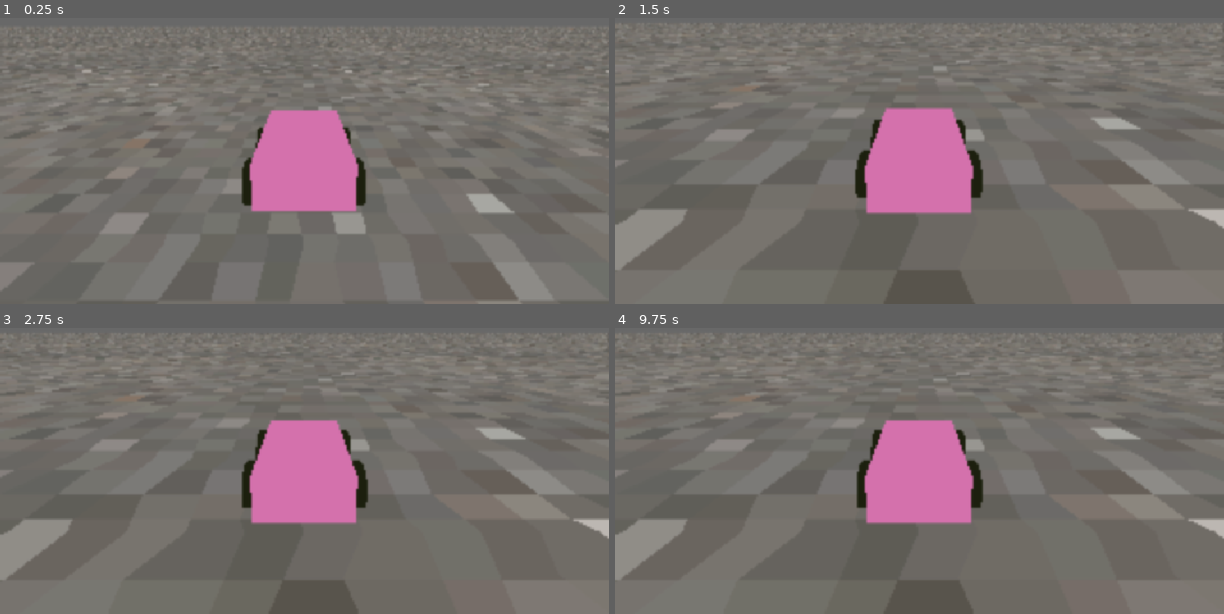
Above: before the commit, frames 1-4 (two rows, left to right).
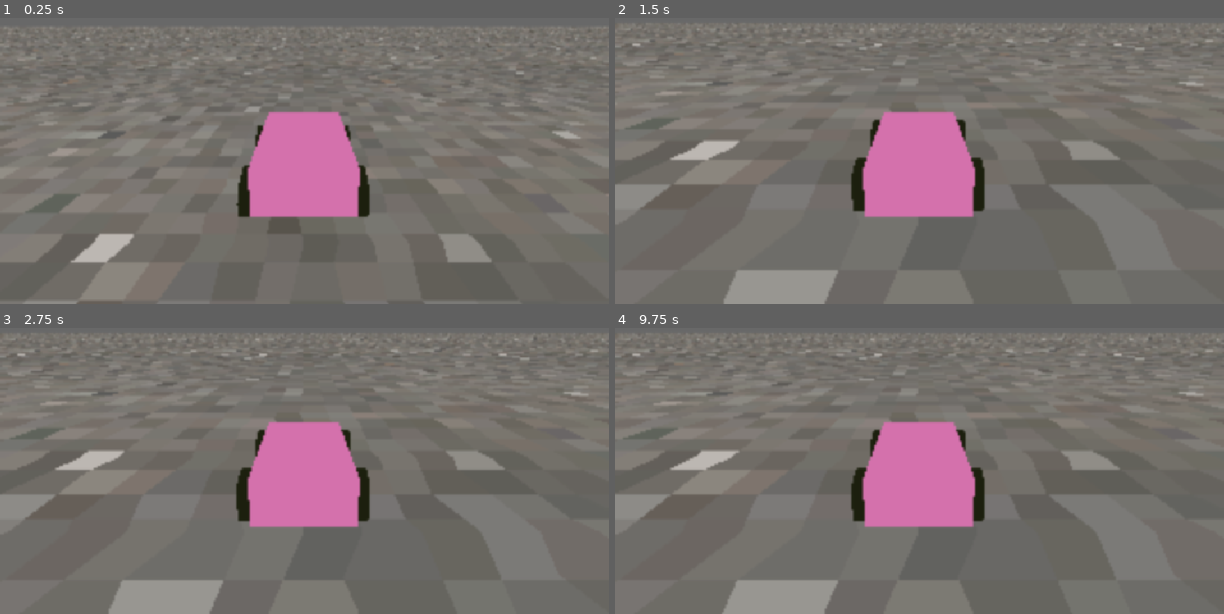
Above: after the commit, the same moments.

Repository: Walfalcon/NormalTaxi
Game: Godot game, scene res://shaders/PostProcessing.tscn
The game is run twice, just before and just after one commit, with the same random seed, the same clock (stepped at 60 frames per second) and the same inputs.
Inputs:
- Up to frame 1 (0.25 s): no input
- Up to frame 2 (1.5 s): no input
- Up to frame 3 (2.75 s): no input
- Up to frame 4 (9.75 s): tap Enter at 2.75, 4.25, 5.75 s; tap Space at 3.5, 5, 6.5 s

The runs differ from the first frame. In frame 1, 9.4% of the frame differs, in the area x 0-100%, y 4-100%; in frame 2, 12%, in the area x 0-100%, y 3-100%; in frame 3, 12%; in frame 4, 12%.

Commit message:
turning is messed up

Diff:
--- /dev/null
+++ b/Game/GameObjects/car.gd
@@ -0,0 +1,22 @@
+class_name Car
+extends RigidBody3D
+
+@export_category("Gas/Brake")
+@export var gas_force: float = 80.0
+@export var brake_force: float = 80.0
+@export var max_speed: float = 50.0
+@export var max_reverse_speed: float = 40.0
+@export_category("Steering")
+@export var max_steering_angle: float = 0.4
+@export var stopping_speed: float = 0.1 ## If idling at less than this speed, just stop moving
+
+@onready var tire_front_left: Tire = %TireFrontLeft
+@onready var tire_front_right: Tire = %TireFrontRight
+@onready var tire_back_left: Tire = %TireBackLeft
+@onready var tire_back_right: Tire = %TireBackRight
+
+func _physics_process(delta: float) -> void:
+	tire_front_left.drive(delta)
+	tire_front_right.drive(delta)
+	tire_back_left.drive(delta)
+	tire_back_right.drive(delta)
--- a/Game/Player/Player.tscn
+++ /dev/null
@@ -1,114 +0,0 @@
-[gd_scene load_steps=9 format=3 uid="uid://21jb7alymoth"]
-
-[ext_resource type="Shader" uid="uid://dnep6whwrvihk" path="res://shaders/psx_unlit.gdshader" id="1_3qydi"]
-[ext_resource type="Script" uid="uid://drxn24kou4oyf" path="res://Player/player.gd" id="1_q3lat"]
-[ext_resource type="Material" uid="uid://bcs6swq7army4" path="res://shaders/Materials/psx_unlit_mat.tres" id="3_tok1r"]
-[ext_resource type="Script" uid="uid://8egfxur2my7h" path="res://Player/player_camera.gd" id="4_ddoul"]
-
-[sub_resource type="BoxShape3D" id="BoxShape3D_l2ndj"]
-size = Vector3(1.2, 0.6, 2)
-
-[sub_resource type="ShaderMaterial" id="ShaderMaterial_tok1r"]
-render_priority = 0
-shader = ExtResource("1_3qydi")
-shader_parameter/modulate_color = Color(0.609725, 0.324016, 0.494789, 1)
-shader_parameter/uv_scale = Vector2(1, 1)
-shader_parameter/uv_offset = Vector2(0, 0)
-shader_parameter/uv_pan_velocity = Vector2(0, 0)
-
-[sub_resource type="BoxMesh" id="BoxMesh_3qydi"]
-material = SubResource("ShaderMaterial_tok1r")
-size = Vector3(1.2, 0.6, 2)
-
-[sub_resource type="CylinderMesh" id="CylinderMesh_ddoul"]
-material = ExtResource("3_tok1r")
-top_radius = 0.3
-bottom_radius = 0.3
-height = 0.14
-radial_segments = 7
-
-[node name="Player" type="VehicleBody3D"]
-center_of_mass_mode = 1
-script = ExtResource("1_q3lat")
-
-[node name="CollisionShape3D" type="CollisionShape3D" parent="."]
-transform = Transform3D(1, 0, 0, 0, 1, 0, 0, 0, 1, 0, 0.283118, 0)
-shape = SubResource("BoxShape3D_l2ndj")
-
-[node name="MeshInstance3D" type="MeshInstance3D" parent="CollisionShape3D"]
-mesh = SubResource("BoxMesh_3qydi")
-skeleton = NodePath("../..")
-
-[node name="LeftFrontWheel" type="VehicleWheel3D" parent="."]
-transform = Transform3D(1, 0, 0, 0, 1, 0, 0, 0, 1, 0.7, 0.154839, 0.7)
-use_as_steering = true
-wheel_radius = 0.3
-wheel_rest_length = 0.3
-wheel_friction_slip = 2.0
-suspension_travel = 0.1
-suspension_stiffness = 100.0
-suspension_max_force = 400.0
-damping_compression = 0.4
-damping_relaxation = 0.45
-
-[node name="MeshInstance3D" type="MeshInstance3D" parent="LeftFrontWheel"]
-transform = Transform3D(-4.37114e-08, -1, 0, 1, -4.37114e-08, 0, 0, 0, 1, 0, 0, 0)
-mesh = SubResource("CylinderMesh_ddoul")
-
-[node name="RightFrontWheel" type="VehicleWheel3D" parent="."]
-transform = Transform3D(1, 0, 0, 0, 1, 0, 0, 0, 1, -0.7, 0.154839, 0.7)
-use_as_steering = true
-wheel_radius = 0.3
-wheel_rest_length = 0.3
-wheel_friction_slip = 2.0
-suspension_travel = 0.1
-suspension_stiffness = 100.0
-suspension_max_force = 400.0
-damping_compression = 0.4
-damping_relaxation = 0.45
-
-[node name="MeshInstance3D2" type="MeshInstance3D" parent="RightFrontWheel"]
-transform = Transform3D(-4.37114e-08, -1, 0, 1, -4.37114e-08, 0, 0, 0, 1, 0, 0, 0)
-mesh = SubResource("CylinderMesh_ddoul")
-skeleton = NodePath("../../LeftFrontWheel")
-
-[node name="LeftBackWheel" type="VehicleWheel3D" parent="."]
-transform = Transform3D(1, 0, 0, 0, 1, 0, 0, 0, 1, 0.7, 0.154839, -0.7)
-use_as_traction = true
-wheel_radius = 0.3
-wheel_rest_length = 0.3
-wheel_friction_slip = 1.4
-suspension_travel = 0.1
-suspension_stiffness = 100.0
-suspension_max_force = 400.0
-damping_compression = 0.4
-damping_relaxation = 0.45
-
-[node name="MeshInstance3D3" type="MeshInstance3D" parent="LeftBackWheel"]
-transform = Transform3D(-4.37114e-08, -1, 0, 1, -4.37114e-08, 0, 0, 0, 1, 0, 0, 0)
-mesh = SubResource("CylinderMesh_ddoul")
-skeleton = NodePath("../../LeftFrontWheel")
-
-[node name="RightBackWheel" type="VehicleWheel3D" parent="."]
-transform = Transform3D(1, 0, 0, 0, 1, 0, 0, 0, 1, -0.7, 0.154839, -0.7)
-use_as_traction = true
-wheel_radius = 0.3
-wheel_rest_length = 0.3
-wheel_friction_slip = 1.4
-suspension_travel = 0.1
-suspension_stiffness = 100.0
-suspension_max_force = 400.0
-damping_compression = 0.4
-damping_relaxation = 0.45
-
-[node name="MeshInstance3D4" type="MeshInstance3D" parent="RightBackWheel"]
-transform = Transform3D(-4.37114e-08, -1, 0, 1, -4.37114e-08, 0, 0, 0, 1, 0, 0, 0)
-mesh = SubResource("CylinderMesh_ddoul")
-skeleton = NodePath("../../LeftFrontWheel")
-
-[node name="CameraPivot" type="Node3D" parent="."]
-transform = Transform3D(0.292372, 0, 0.956305, 0, 1, 0, -0.956305, 0, 0.292372, 0, 0, 0)
-script = ExtResource("4_ddoul")
-
-[node name="Camera3D" type="Camera3D" parent="CameraPivot"]
-transform = Transform3D(-1, 1.60815e-08, -8.5931e-08, 0, 0.982935, 0.183951, 8.74228e-08, 0.183951, -0.982935, 0, 2, -4)
--- a/Game/Player/PlayerCustom.tscn
+++ b/Game/Player/PlayerCustom.tscn
@@ -32,9 +32,11 @@
 mass = 100.0
 center_of_mass_mode = 1
 script = ExtResource("1_7i5uh")
+gas_force = 120.0
+brake_force = 120.0
 
 [node name="CollisionShape3D" type="CollisionShape3D" parent="."]
-transform = Transform3D(1, 0, 0, 0, 1, 0, 0, 0, 1, 0, 0.098, 0.1)
+transform = Transform3D(1, 0, 0, 0, 1, 0, 0, 0, 1, 0, 0.098, 0)
 shape = SubResource("BoxShape3D_53tn2")
 
 [node name="MeshInstance3D" type="MeshInstance3D" parent="CollisionShape3D"]
@@ -43,7 +45,7 @@
 
 [node name="TireFrontLeft" type="RayCast3D" parent="." node_paths=PackedStringArray("tire_model")]
 unique_name_in_owner = true
-transform = Transform3D(1, 0, 0, 0, 1, 0, 0, 0, 1, -0.677499, 0.05, -0.5)
+transform = Transform3D(1, 0, 0, 0, 1, 0, 0, 0, 1, -0.677499, 0.05, -0.7)
 target_position = Vector3(0, -0.4, 0)
 script = ExtResource("3_rg7h5")
 tire_model = NodePath("TireMesh")
@@ -54,7 +56,7 @@
 
 [node name="TireFrontRight" type="RayCast3D" parent="." node_paths=PackedStringArray("tire_model")]
 unique_name_in_owner = true
-transform = Transform3D(1, 0, 0, 0, 1, 0, 0, 0, 1, 0.677, 0.05, -0.5)
+transform = Transform3D(1, 0, 0, 0, 1, 0, 0, 0, 1, 0.677, 0.05, -0.7)
 target_position = Vector3(0, -0.4, 0)
 script = ExtResource("3_rg7h5")
 tire_model = NodePath("TireMesh")
@@ -69,6 +71,7 @@
 target_position = Vector3(0, -0.4, 0)
 script = ExtResource("3_rg7h5")
 tire_model = NodePath("TireMesh")
+debug = true
 
 [node name="TireMesh" type="MeshInstance3D" parent="TireBackLeft"]
 transform = Transform3D(-4.37114e-08, -1, 0, 1, -4.37114e-08, 0, 0, 0, 1, 0, 0, 0)
@@ -89,4 +92,4 @@
 script = ExtResource("5_rg7h5")
 
 [node name="Camera3D" type="Camera3D" parent="CameraPivot"]
-transform = Transform3D(-1, 1.60815e-08, -8.5931e-08, 0, 0.982935, 0.183951, 8.74228e-08, 0.183951, -0.982935, 0, 2, -4)
+transform = Transform3D(1, 0, 0, 0, 0.982935, 0.183951, 0, -0.183951, 0.982935, 0, 2, 4)
--- a/Game/Player/player.gd
+++ /dev/null
@@ -1,18 +0,0 @@
-extends VehicleBody3D
-
-const max_steering_angle: float = 0.55 ##How far the wheels can turn, in radians
-const accel_force: float = 150.0
-const brake_force: float = 150.0
-
-func _physics_process(delta: float) -> void:
-	var target_steering: float = Input.get_axis("Right", "Left")
-	if target_steering > 1.0:
-		target_steering = 1.0
-	elif target_steering < -1.0:
-		target_steering = -1.0
-	steering = target_steering * max_steering_angle
-
-	engine_force = Input.get_action_strength("Gas") * accel_force
-	brake = Input.get_action_strength("Brake") * brake_force
-
-	print(steering)
--- a/Game/Player/player_custom.gd
+++ b/Game/Player/player_custom.gd
@@ -1,6 +1,28 @@
-extends RigidBody3D
+class_name Player
+extends Car
 
-@onready var tire_front_left: Tire = %TireFrontLeft
-@onready var tire_front_right: Tire = %TireFrontRight
-@onready var tire_back_left: Tire = %TireBackLeft
-@onready var tire_back_right: Tire = %TireBackRight
+func _physics_process(delta: float) -> void:
+	## Get inputs
+	var target_steering: float = Input.get_axis("Right", "Left")
+	if target_steering > 1.0:
+		target_steering = 1.0
+	elif target_steering < -1.0:
+		target_steering = -1.0
+	var steering: float = target_steering * max_steering_angle
+	var gas: float = Input.get_action_strength("Gas") * gas_force
+	var brake: float = Input.get_action_strength("Brake") * brake_force
+
+	## Apply steering to front tires
+	tire_front_left.rotation = Vector3(0.0, steering, 0.0)
+	tire_front_right.rotation = Vector3(0.0, steering, 0.0)
+	## Apply gas/braking to all tires
+	tire_front_left.gas = gas
+	tire_front_right.gas = gas
+	tire_back_left.gas = gas
+	tire_back_right.gas = gas
+	tire_front_left.brake = brake
+	tire_front_right.brake = brake
+	tire_back_left.brake = brake
+	tire_back_right.brake = brake
+
+	super(delta)
--- a/Game/Player/tire.gd
+++ b/Game/Player/tire.gd
@@ -6,30 +6,59 @@
 @export var spring_strength: float = 1000.0
 @export var damping: float = 100.0
 @export_category("Wheel Settings")
+@export var tire_grip: float = 0.5
+@export var roll_friction: float = 0.05 ## Slows the car when not braking
 @export_category("Model")
 @export var tire_model: Node3D
 @export var tire_radius: float = 0.3
 
-@onready var body: RigidBody3D = get_parent()
+@export var debug: bool = false
 
+@onready var body: Car = get_parent()
 @onready var last_position: Vector3 = global_position
-var force: Vector3 = Vector3()
+
+var gas: float = 0.0
+var brake: float = 0.0
 
 func _ready() -> void:
 	target_position.y = -target_offset
 	tire_model.position.y = -target_offset + tire_radius
 
-func _physics_process(delta: float) -> void:
-	## Suspension
+func drive(delta: float) -> void:
+	var force: Vector3 = Vector3.ZERO
 	if is_colliding():
-		var velocity: float = basis.tdoty(global_position - last_position) / delta
+		var velocity: Vector3 = (global_position - last_position) / delta
+		## Steering
+		var slide_speed: float = global_basis.tdotx(velocity) ## How fast the wheel is sliding left/right
+		if slide_speed > 0.05:
+			force += global_basis.x * (-slide_speed * tire_grip / delta) * (body.mass / 4.0)
+		## Suspension
 		var current_offset: float = (global_position - get_collision_point()).length()
 		var compression: float = (target_offset - current_offset) / target_offset ## How compressed the suspension is. 1.0 is fully compressed.
-		force.y = (compression * spring_strength) - velocity * damping
+		force += global_basis.y * ((compression * spring_strength) - global_basis.tdoty(velocity) * damping)
 		tire_model.position.y = -current_offset + tire_radius
+		## Gas/Brake
+		var drive_speed: float = -global_basis.tdotz(velocity) ## How fast the wheel is moving forward/back
+		if gas > 0.0:
+			if drive_speed < 0.0:
+				force -= global_basis.z * gas
+			else:
+				var normalized_speed: float = drive_speed / body.max_speed
+				if normalized_speed < 1.0:
+					var torque: float = (sin(normalized_speed * PI) / 2.0) + 0.5
+					force -= global_basis.z * torque * gas
+		if brake > 0.0:
+			if drive_speed > 0.0:
+				force += global_basis.z * brake
+			else:
+				var normalized_reverse_speed: float = -drive_speed / body.max_reverse_speed
+				if normalized_reverse_speed < 1.0:
+					var torque: float = (sin(normalized_reverse_speed * PI) / 2.0) + 0.5
+					force += global_basis.z * torque * gas
+		if gas == 0.0 and brake == 0.0:
+			force -= global_basis.z * drive_speed * roll_friction
 	else:
-		force.y = 0.0
 		tire_model.position.y = -target_offset + tire_radius
 	last_position = global_position
-
 	body.apply_force(force, position)
+	if debug: print(global_basis.tdotz(force))
--- a/Game/project.godot
+++ b/Game/project.godot
@@ -29,41 +29,37 @@
 Gas={
 "deadzone": 0.2,
 "events": [Object(InputEventJoypadButton,"resource_local_to_scene":false,"resource_name":"","device":-1,"button_index":0,"pressure":0.0,"pressed":true,"script":null)
+, Object(InputEventJoypadMotion,"resource_local_to_scene":false,"resource_name":"","device":-1,"axis":5,"axis_value":1.0,"script":null)
 ]
 }
 Brake={
 "deadzone": 0.2,
 "events": [Object(InputEventJoypadButton,"resource_local_to_scene":false,"resource_name":"","device":-1,"button_index":1,"pressure":0.0,"pressed":true,"script":null)
+, Object(InputEventJoypadMotion,"resource_local_to_scene":false,"resource_name":"","device":-1,"axis":4,"axis_value":1.0,"script":null)
 ]
 }
 Left={
 "deadzone": 0.2,
 "events": [Object(InputEventJoypadButton,"resource_local_to_scene":false,"resource_name":"","device":-1,"button_index":13,"pressure":0.0,"pressed":true,"script":null)
+, Object(InputEventJoypadMotion,"resource_local_to_scene":false,"resource_name":"","device":-1,"axis":0,"axis_value":-1.0,"script":null)
 ]
 }
 Right={
 "deadzone": 0.2,
 "events": [Object(InputEventJoypadButton,"resource_local_to_scene":false,"resource_name":"","device":-1,"button_index":14,"pressure":0.0,"pressed":true,"script":null)
+, Object(InputEventJoypadMotion,"resource_local_to_scene":false,"resource_name":"","device":-1,"axis":0,"axis_value":1.0,"script":null)
 ]
 }
 Up={
 "deadzone": 0.2,
 "events": [Object(InputEventJoypadButton,"resource_local_to_scene":false,"resource_name":"","device":-1,"button_index":11,"pressure":0.0,"pressed":true,"script":null)
+, Object(InputEventJoypadMotion,"resource_local_to_scene":false,"resource_name":"","device":-1,"axis":1,"axis_value":-1.0,"script":null)
 ]
 }
 Down={
 "deadzone": 0.2,
 "events": [Object(InputEventJoypadButton,"resource_local_to_scene":false,"resource_name":"","device":-1,"button_index":12,"pressure":0.0,"pressed":true,"script":null)
-]
-}
-ShiftForward={
-"deadzone": 0.2,
-"events": [Object(InputEventJoypadButton,"resource_local_to_scene":false,"resource_name":"","device":-1,"button_index":3,"pressure":0.0,"pressed":true,"script":null)
-]
-}
-ShiftReverse={
-"deadzone": 0.2,
-"events": [Object(InputEventJoypadButton,"resource_local_to_scene":false,"resource_name":"","device":-1,"button_index":2,"pressure":0.0,"pressed":true,"script":null)
+, Object(InputEventJoypadMotion,"resource_local_to_scene":false,"resource_name":"","device":-1,"axis":1,"axis_value":1.0,"script":null)
 ]
 }
 
Not shown, added: Game/GameObjects/car.gd.uid
Not shown, removed: Game/Player/player.gd.uid
